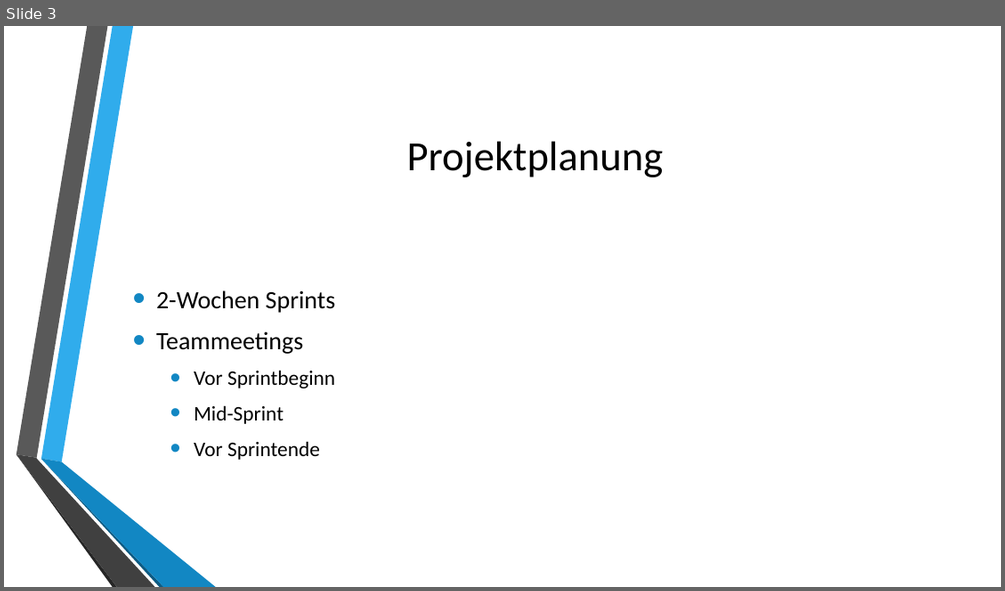
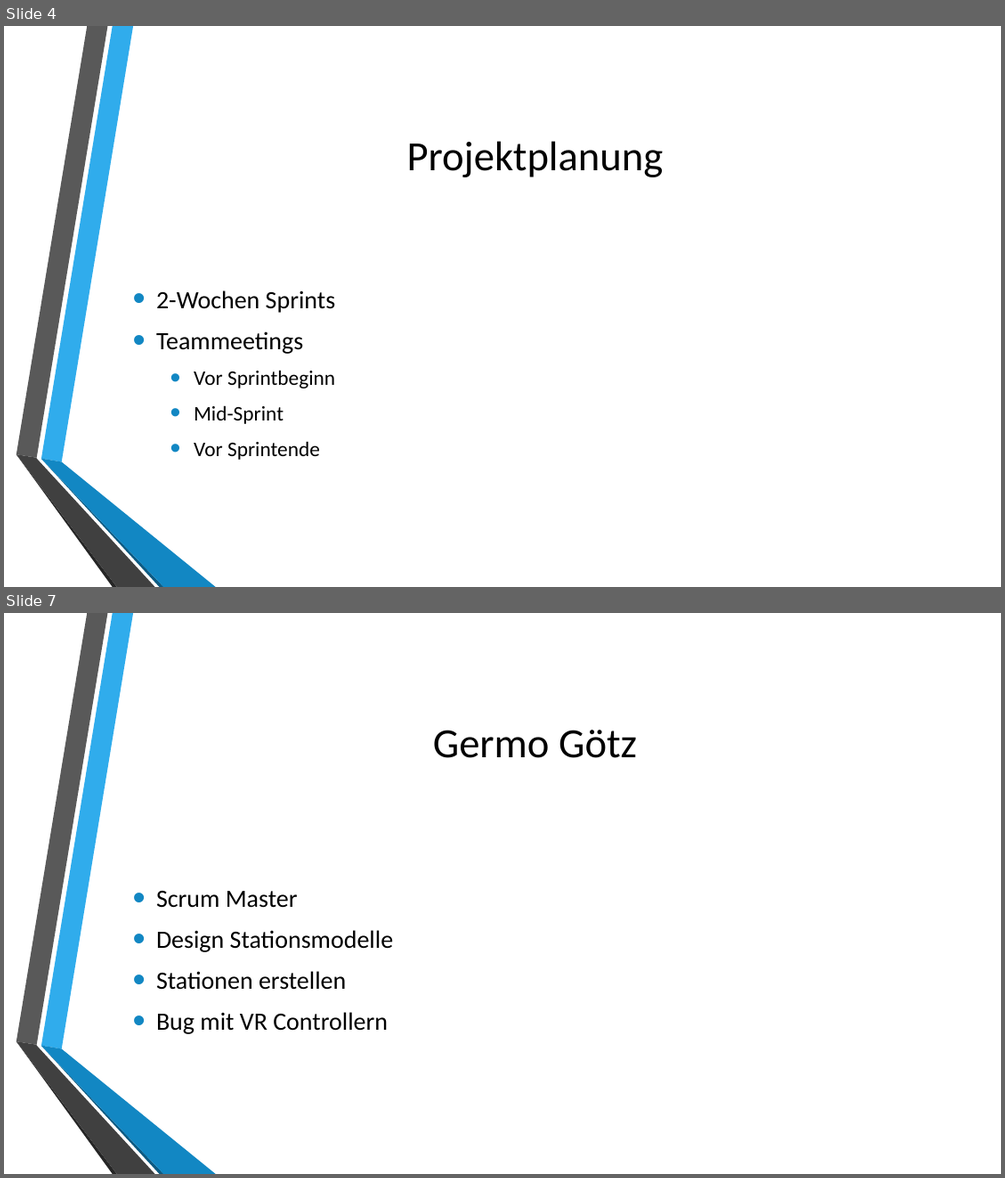
Before and after one commit to sascha202295/unityunit, a slide deck: Präsentation/Präsentation_UnityUnit.pptx. Shown one above the other, each under a label of ours: slide 3 before the commit, slides 4 and 7 after it; the slides between them are not shown. The pictures are 1005x591 and 1005x1178 pixels, drawn with LibreOffice and Linux fonts; fonts in the diff are those of the drawing; background and template pictures are left out. Boxes give left, top, right and bottom in pixels: in the first picture for what was removed or moved away, otherwise in the second. Text is boxed around its words. In the diff, an @@ line names an element or a change of style, - is before the commit and + after.

```diff
--- a/Präsentation/Präsentation_UnityUnit.pptx
+++ b/Präsentation/Präsentation_UnityUnit.pptx
@@ slide 7 added at (x1=4, y1=613, x2=1001, y2=1174), background picture (left out); not listed: 6 template elements that a slide beside it also shows @@
@@ title added at (x1=433, y1=730, x2=637, y2=758), 40 pt, text #000000 @@
+Germo Götz
@@ text added at (x1=156, y1=891, x2=394, y2=1034), 24 pt, text #000000 @@
+• Scrum Master
+• Design Stationsmodelle
+• Stationen erstellen
+• Bug mit VR Controllern
@@ what was slide 3 is now slide 4 @@
```
Also in this commit, not shown: 3 slides changed, 7 other slides added, 1 slide removed.
